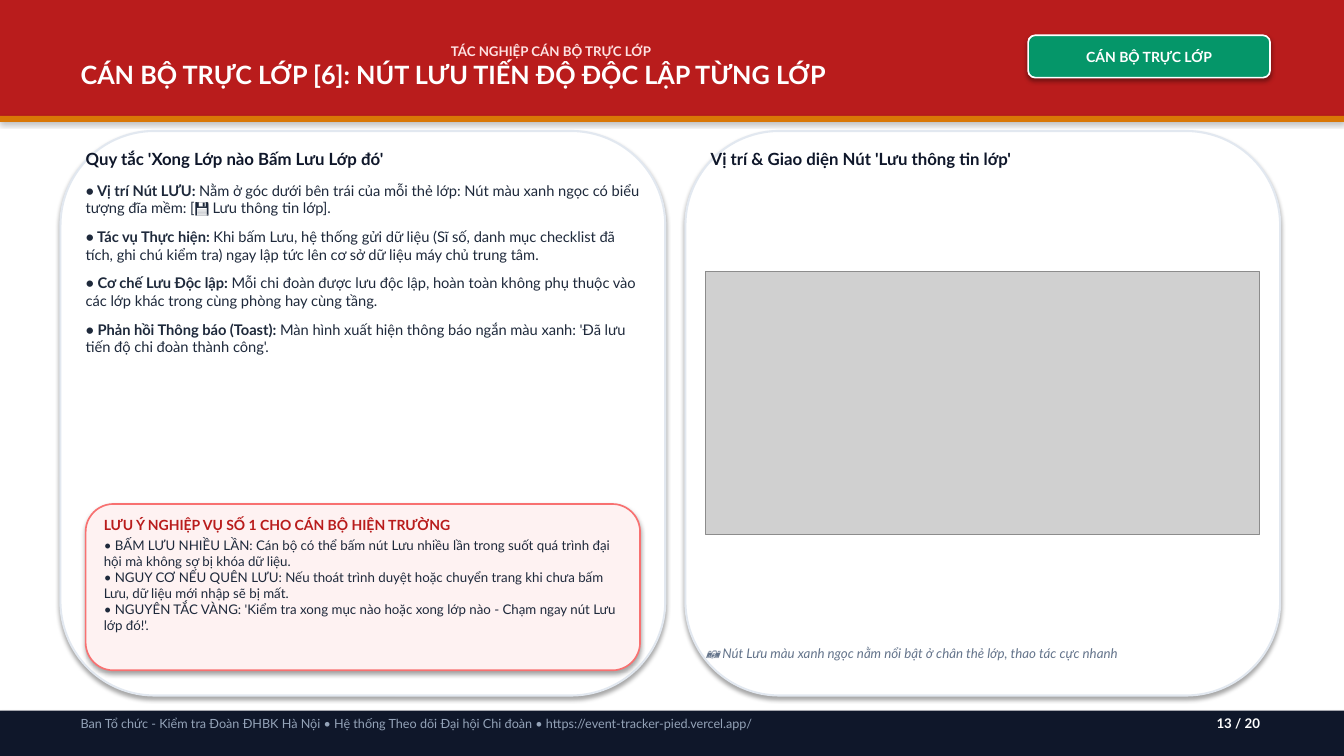
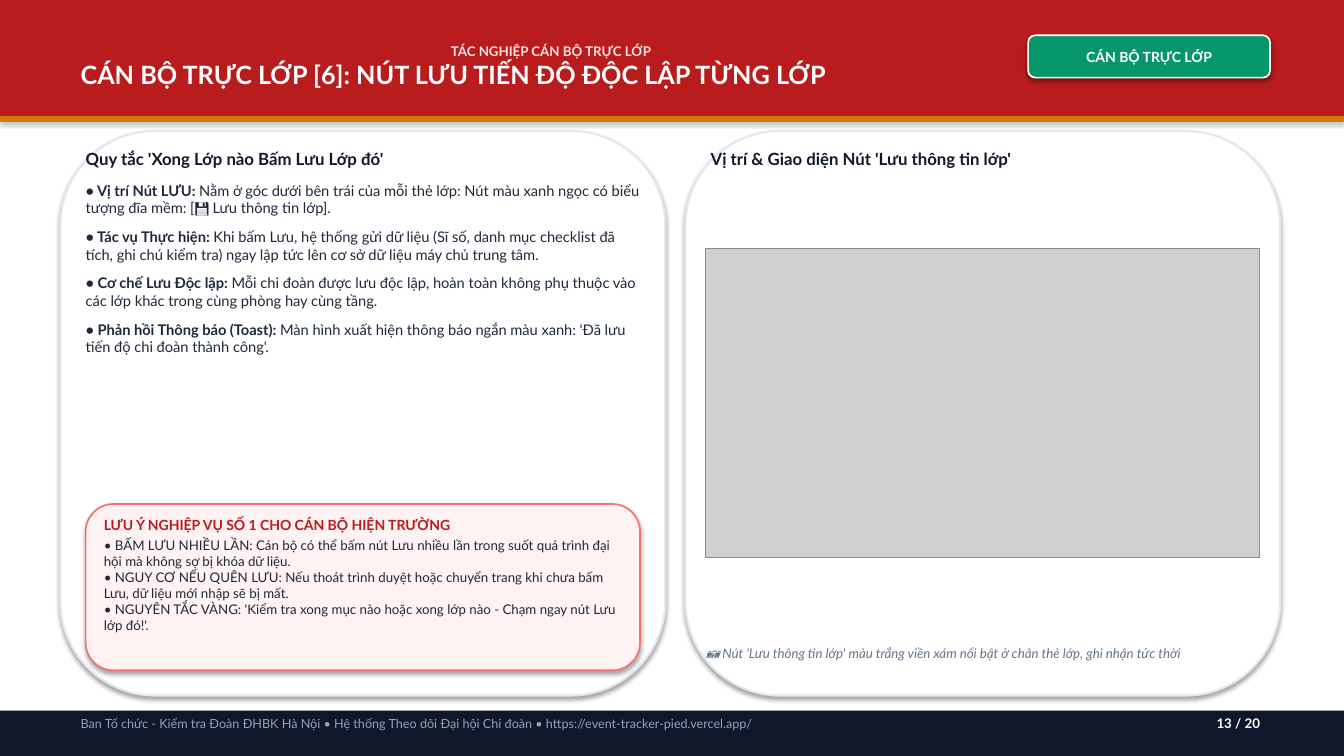
Before and after one commit to phamvietbach2006-max/Event-tracker, a slide deck: slide 13 of Huong_Dan_Su_Dung_He_Thong_Theo_Doi_Dai_Hoi.pptx. Drawn at 1344x756 pixels with LibreOffice and Linux fonts; fonts in the diff are those of the drawing; grey boxes stand for pictures. Boxes give left, top, right and bottom in pixels: in the first picture for what was removed or moved away, otherwise in the second. Text is boxed around its words. In the diff, an @@ line names an element or a change of style, - is before the commit and + after.

Commit message:
docs: audit and update presentation with crystal-clear live system screenshots

```diff
--- a/Huong_Dan_Su_Dung_He_Thong_Theo_Doi_Dai_Hoi.pptx
+++ b/Huong_Dan_Su_Dung_He_Thong_Theo_Doi_Dai_Hoi.pptx
@@ picture: place and size @@
-picture at box(706, 271, 1260, 534)
+picture at box(706, 248, 1260, 558)
@@ text at box(722, 647, 1180, 661): text changed @@
-📷 Nút Lưu màu xanh ngọc nằm nổi bật ở chân thẻ lớp, thao tác cực nhanh
+📷 Nút 'Lưu thông tin lớp' màu trắng viền xám nổi bật ở chân thẻ lớp, ghi nhận tức thời
```
Also in this commit, not shown: 13 other slides changed, 10 other files.
